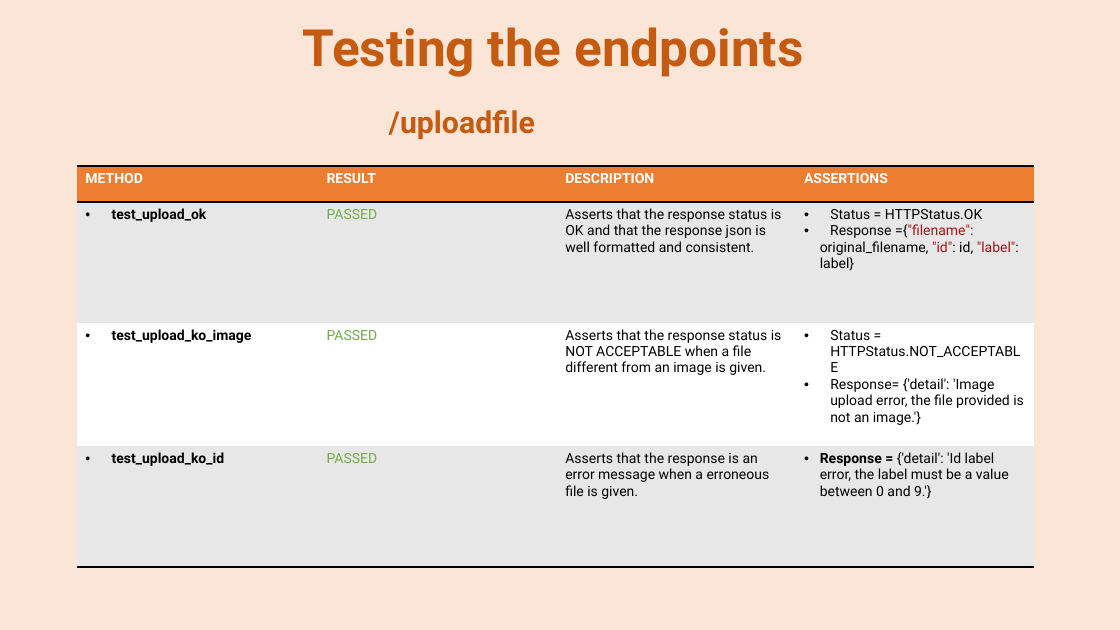
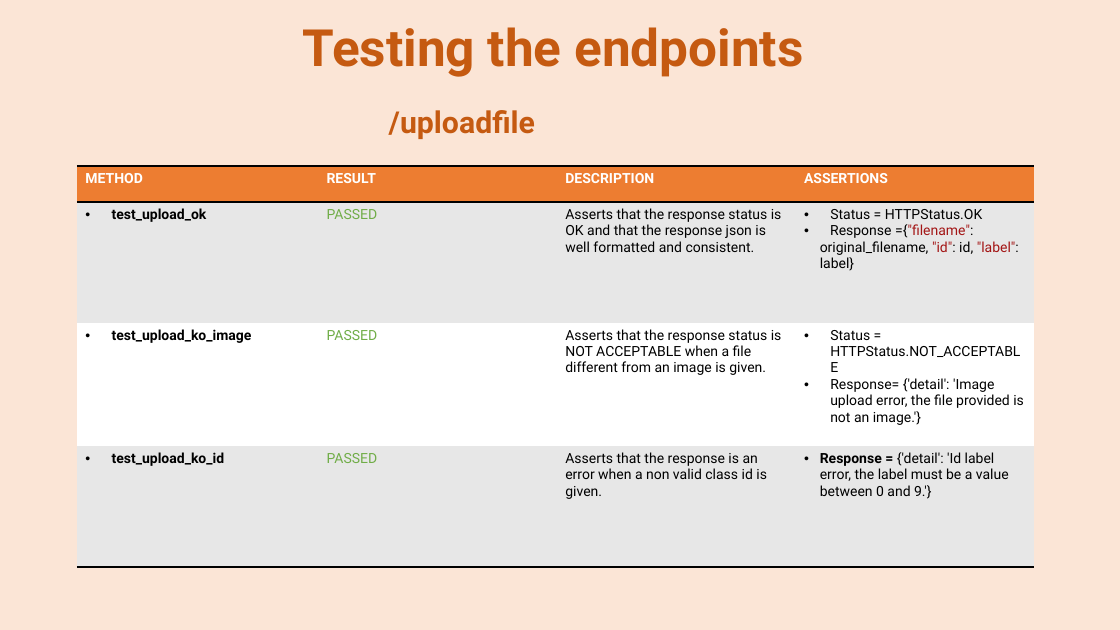
Before and after one commit to se4ai2223-uniba/architectural-style-recognition, a slide deck: slide 8 of docs/Milestone 4.pptx. Drawn at 1120x630 pixels with LibreOffice and Linux fonts; fonts in the diff are those of the drawing. Boxes give left, top, right and bottom in pixels: in the first picture for what was removed or moved away, otherwise in the second. Text is boxed around its words. In the diff, an @@ line names an element or a change of style, - is before the commit and + after.

```diff
--- a/docs/Milestone 4.pptx
+++ b/docs/Milestone 4.pptx
@@ table at box(77, 166, 1034, 570) @@
-row 4, column 3: Asserts that the response is an error message when a erroneous file is given.
+row 4, column 3: Asserts that the response is an error when a non valid class id is given.
```
Also in this commit, not shown: 5 other slides changed, 1 other file.
